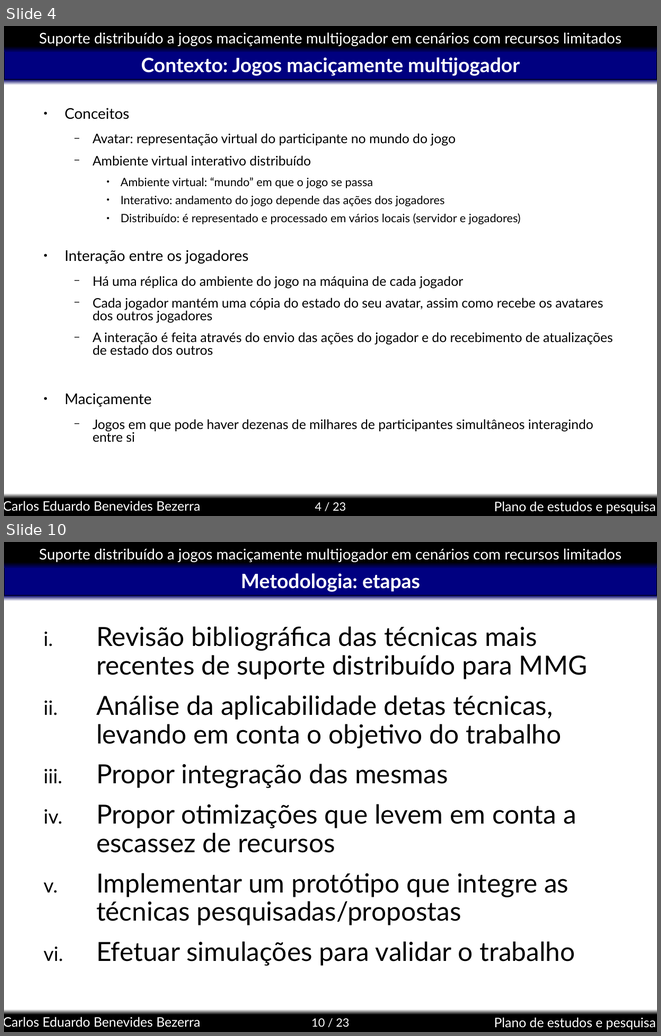
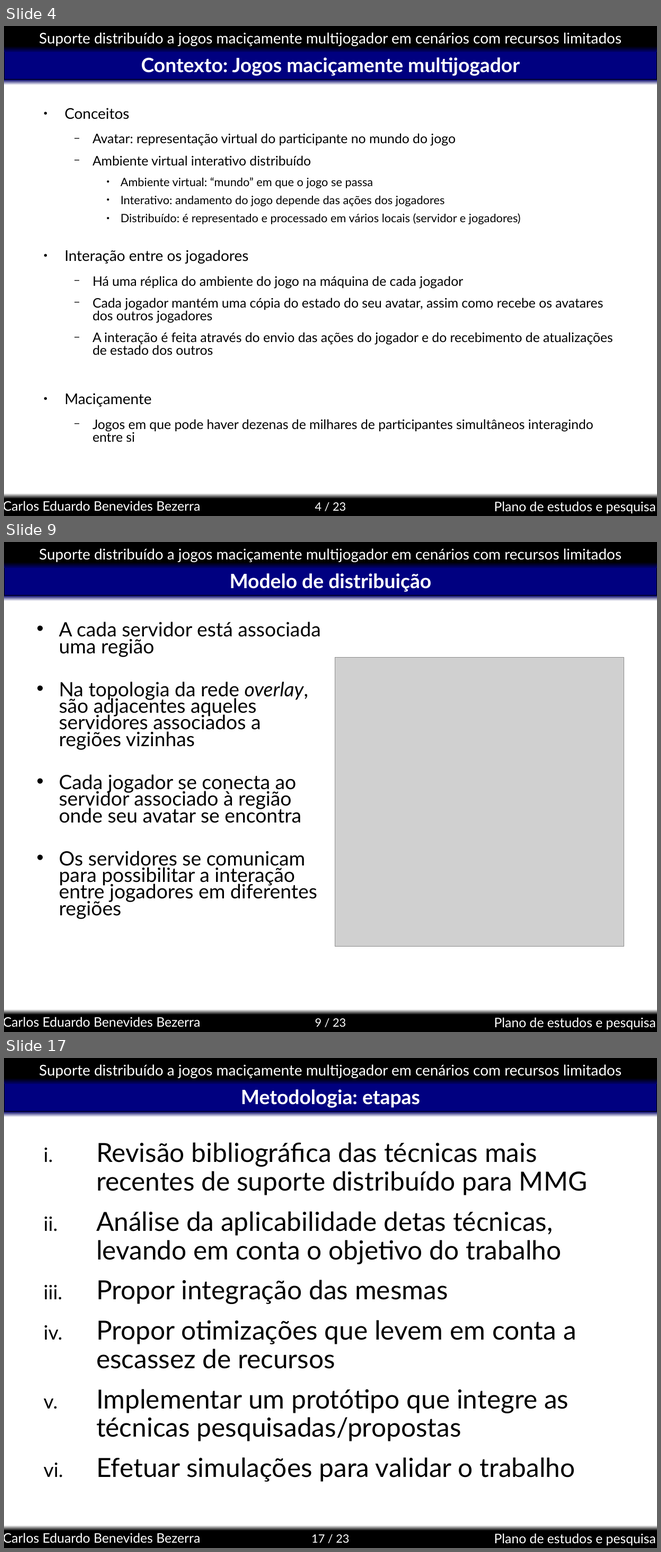
Before and after one commit to kdubezerra/kdubezerra, a slide deck: textos/semac/Semac_Defesa.ppt. Shown one above the other, each under a label of ours: slides 4 and 10 before the commit, slides 4, 9 and 17 after it; the slides between them are not shown. The pictures are 661x1036 and 661x1552 pixels, drawn with LibreOffice and Linux fonts; fonts in the diff are those of the drawing; grey boxes stand for pictures; background and template pictures are left out. Boxes give left, top, right and bottom in pixels: in the first picture for what was removed or moved away, otherwise in the second. Text is boxed around its words. In the diff, an @@ line names an element or a change of style, - is before the commit and + after.

```diff
--- a/textos/semac/Semac_Defesa.ppt
+++ b/textos/semac/Semac_Defesa.ppt
@@ slide 9 added at [4, 542, 657, 1032], background #FFFFFF; not listed: 8 template elements that a slide beside it also shows @@
@@ title added at [230, 573, 431, 592], 24 pt, text #FFFFFF, bold @@
+Modelo de distribuição
@@ text added at [59, 622, 321, 919], 24 pt, text #000000 @@
+• A cada servidor está associada uma região
+• Na topologia da rede overlay, são adjacentes aqueles servidores associados a regiões vizinhas
+• Cada jogador se conecta ao servidor associado à região onde seu avatar se encontra
+• Os servidores se comunicam para possibilitar a interação entre jogadores em diferentes regiões
@@ picture added at [335, 657, 624, 945] @@
@@ what was slide 10 is now slide 17 @@
@@ page number at [311, 1534, 349, 1542]: text changed @@
-10 / 23
+17 / 23
```
Also in this commit, not shown: 4 slides changed, 7 other slides added, 1 slide removed, 4 other files.
